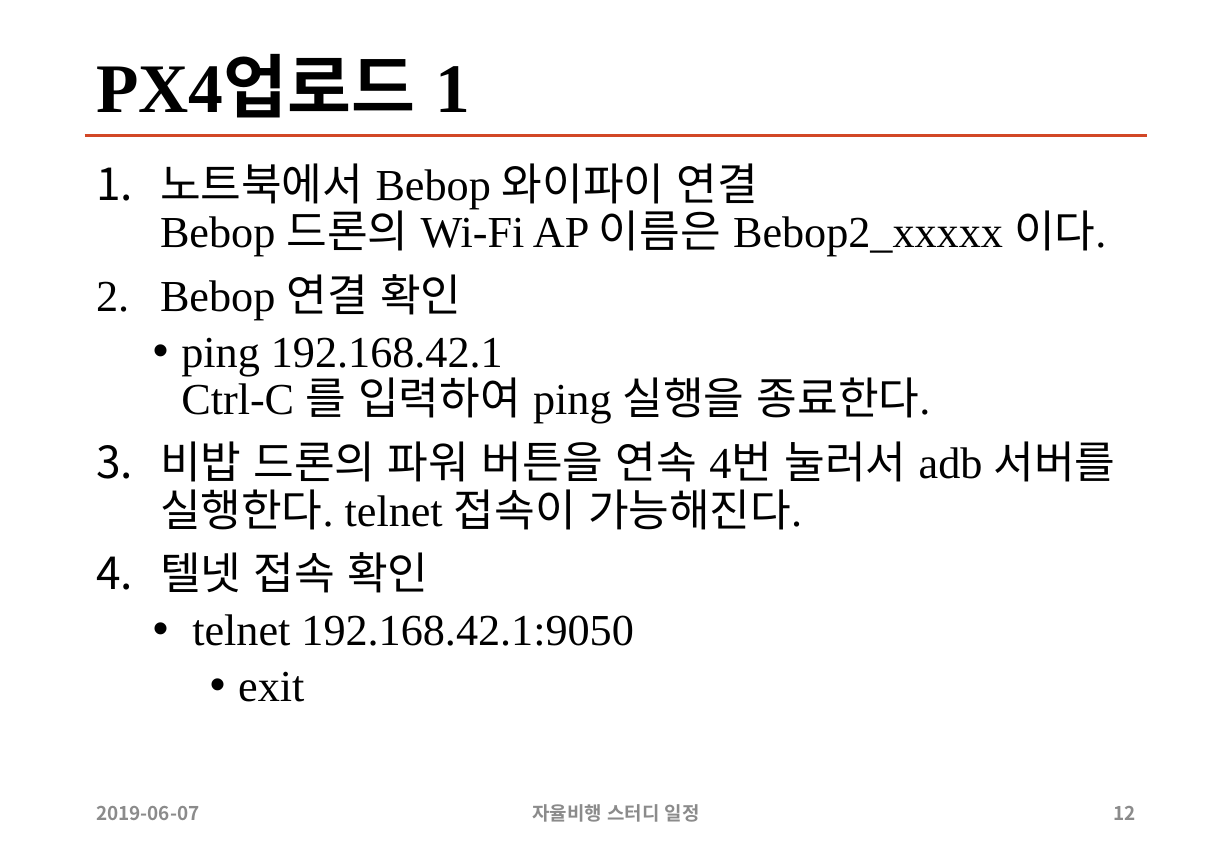
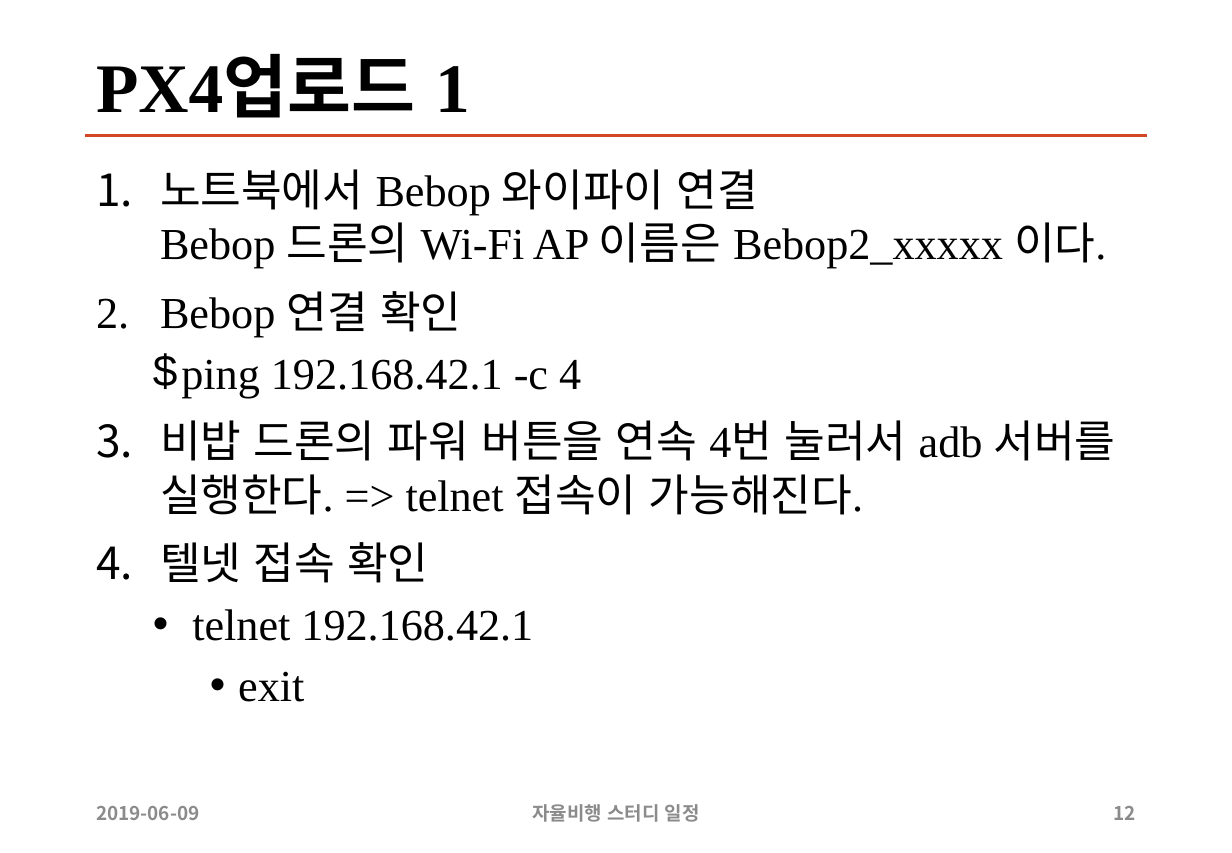
Before and after one commit to sunabove/autopilot_doc, a slide deck: slide 12 of 104 자율비행 스터디/910606 Bebop 드론 PX4 주행 프로그램 업로드.pptx. Drawn at 1232x853 pixels with LibreOffice and Linux fonts; fonts in the diff are those of the drawing. Boxes give left, top, right and bottom in pixels: in the first picture for what was removed or moved away, otherwise in the second. Text is boxed around its words. In the diff, an @@ line names an element or a change of style, - is before the commit and + after.

```diff
--- a/104 자율비행 스터디/910606 Bebop 드론 PX4 주행 프로그램 업로드.pptx
+++ b/104 자율비행 스터디/910606 Bebop 드론 PX4 주행 프로그램 업로드.pptx
@@ text at bbox=[160, 169, 1106, 702]: line spacing 0.9 to 1 @@
@@ text at bbox=[160, 359, 1116, 515]: text changed @@
-  • ping 192.168.42.1
-    Ctrl-C 를 입력하여 ping 실행을 종료한다.
-3. 비밥 드론의 파워 버튼을 연속 4번 눌러서 adb 서버를 실행한다. telnet 접속이 가능해진다.
+  $ ping 192.168.42.1 -c 4
+3. 비밥 드론의 파워 버튼을 연속 4번 눌러서 adb 서버를 실행한다. => telnet 접속이 가능해진다.
@@ text at bbox=[192, 609, 533, 641]: text changed @@
-  • telnet 192.168.42.1:9050
+  • telnet 192.168.42.1
@@ text at bbox=[96, 806, 199, 820]: text changed @@
-2019-06-07
+2019-06-09
```
Also in this commit, not shown: 18 other slides changed, 2 other files.
